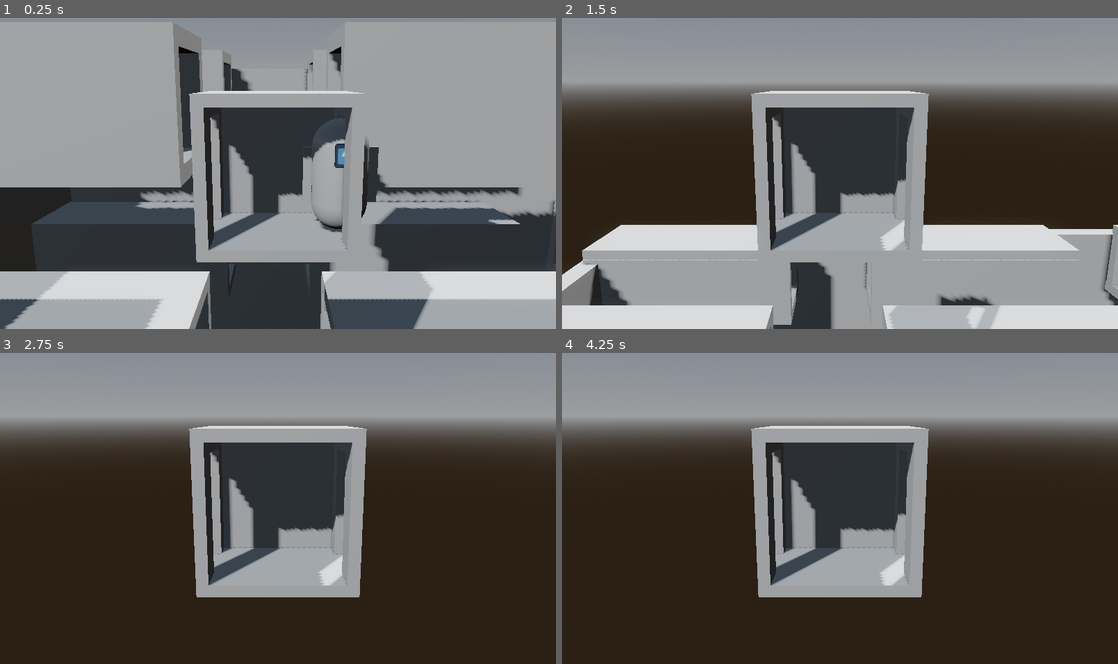
Above: before the commit, frames 1-4 (two rows, left to right).
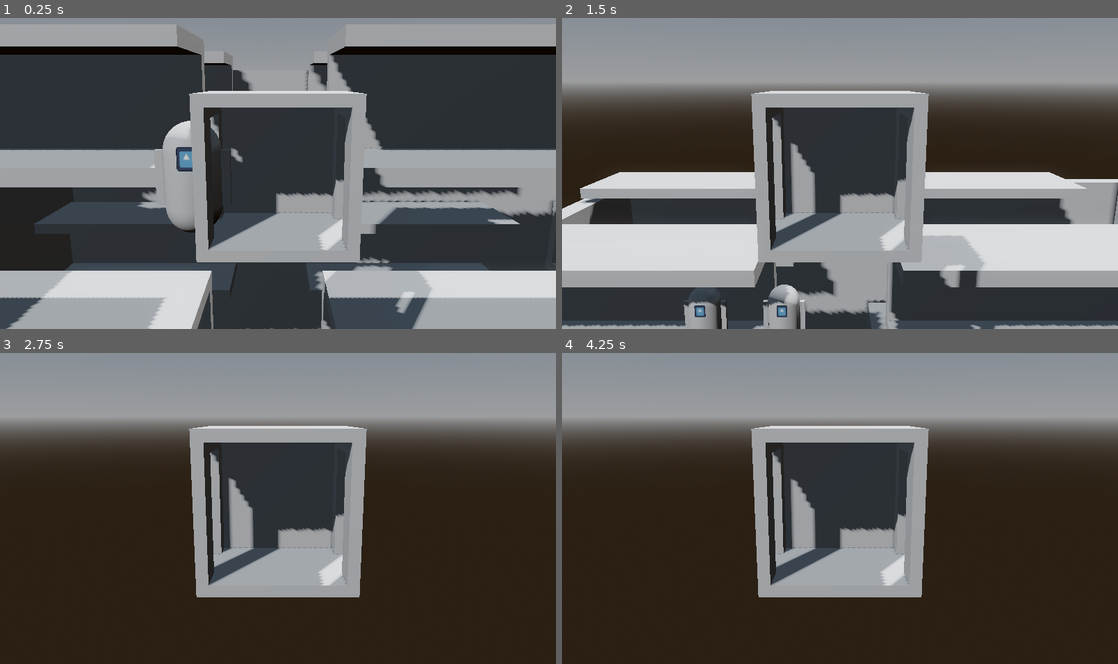
Above: after the commit, the same moments.

Repository: GriffinBaxter/Prof-Oddheart-or-How-I-Learned-to-Stop-Worrying-and-Love-the-Elevator
Game: Godot game, scene res://test_world.tscn
Same seed, same stepped clock (60 frames per second), same inputs: the game is played once before the commit and once after it. The engine's default icon, where the game draws it, is replaced by a stand-in: a white triangle on a blue panel in a dark square.
Inputs:
- Up to frame 1 (0.25 s): no input
- Up to frame 2 (1.5 s): hold W (up) from 0.53 s (still down)
- Up to frame 3 (2.75 s): keep holding W (up)
- Up to frame 4 (4.25 s): keep holding W (up)

The runs differ from the first frame. In frame 1, 31% of the frame differs, in the area x 0-100%, y 1-100%; in frame 2, 29%; in frame 3, less than 0.1%; in frame 4, less than 0.1%.

Commit message:
FEAT: Implemented first iteration of spawners

Diff:
--- a/Scenes/building.tscn
+++ b/Scenes/building.tscn
@@ -39,6 +39,7 @@
 
 [node name="wall2" type="CSGBox3D" parent="coridor"]
 transform = Transform3D(1, 0, 0, 0, 1, 0, 0, 0, 1, 0, 0, 3.27969)
+visible = false
 use_collision = true
 size = Vector3(10, 3, 0.5)
 
@@ -59,6 +60,7 @@
 
 [node name="wall8" type="CSGBox3D" parent="coridor"]
 transform = Transform3D(1, 0, 0, 0, 1, 0, 0, 0, 1, 14, 0, 3.27969)
+visible = false
 use_collision = true
 size = Vector3(10, 3, 0.5)
 
@@ -79,6 +81,7 @@
 
 [node name="wall12" type="CSGBox3D" parent="coridor"]
 transform = Transform3D(1, 0, 0, 0, 1, 0, 0, 0, 1, 28, 0, 3.27969)
+visible = false
 use_collision = true
 size = Vector3(10, 3, 0.5)
 
@@ -99,6 +102,7 @@
 
 [node name="wall16" type="CSGBox3D" parent="coridor"]
 transform = Transform3D(1, 0, 0, 0, 1, 0, 0, 0, 1, 0, 0, 12.2797)
+visible = false
 use_collision = true
 size = Vector3(10, 3, 0.5)
 
@@ -119,6 +123,7 @@
 
 [node name="wall20" type="CSGBox3D" parent="coridor"]
 transform = Transform3D(1, 0, 0, 0, 1, 0, 0, 0, 1, 14, 0, 12.2797)
+visible = false
 use_collision = true
 size = Vector3(10, 3, 0.5)
 
@@ -139,6 +144,7 @@
 
 [node name="wall24" type="CSGBox3D" parent="coridor"]
 transform = Transform3D(1, 0, 0, 0, 1, 0, 0, 0, 1, 28, 0, 12.2797)
+visible = false
 use_collision = true
 size = Vector3(10, 3, 0.5)
 
@@ -219,6 +225,7 @@
 
 [node name="wall40" type="CSGBox3D" parent="coridor"]
 transform = Transform3D(1, 0, 0, 0, 1, 0, 0, 0, 1, 0, 9, 3.27969)
+visible = false
 use_collision = true
 size = Vector3(10, 3, 0.5)
 
@@ -239,6 +246,7 @@
 
 [node name="wall44" type="CSGBox3D" parent="coridor"]
 transform = Transform3D(1, 0, 0, 0, 1, 0, 0, 0, 1, 14, 9, 3.27969)
+visible = false
 use_collision = true
 size = Vector3(10, 3, 0.5)
 
@@ -259,6 +267,7 @@
 
 [node name="wall48" type="CSGBox3D" parent="coridor"]
 transform = Transform3D(1, 0, 0, 0, 1, 0, 0, 0, 1, 28, 9, 3.27969)
+visible = false
 use_collision = true
 size = Vector3(10, 3, 0.5)
 
@@ -279,6 +288,7 @@
 
 [node name="wall52" type="CSGBox3D" parent="coridor"]
 transform = Transform3D(1, 0, 0, 0, 1, 0, 0, 0, 1, 0, 9, 12.2797)
+visible = false
 use_collision = true
 size = Vector3(10, 3, 0.5)
 
@@ -299,6 +309,7 @@
 
 [node name="wall56" type="CSGBox3D" parent="coridor"]
 transform = Transform3D(1, 0, 0, 0, 1, 0, 0, 0, 1, 14, 9, 12.2797)
+visible = false
 use_collision = true
 size = Vector3(10, 3, 0.5)
 
@@ -319,6 +330,7 @@
 
 [node name="wall60" type="CSGBox3D" parent="coridor"]
 transform = Transform3D(1, 0, 0, 0, 1, 0, 0, 0, 1, 28, 9, 12.2797)
+visible = false
 use_collision = true
 size = Vector3(10, 3, 0.5)
 
@@ -399,6 +411,7 @@
 
 [node name="wall76" type="CSGBox3D" parent="coridor"]
 transform = Transform3D(1, 0, 0, 0, 1, 0, 0, 0, 1, 0, 17, 3.27969)
+visible = false
 use_collision = true
 size = Vector3(10, 3, 0.5)
 
@@ -419,6 +432,7 @@
 
 [node name="wall80" type="CSGBox3D" parent="coridor"]
 transform = Transform3D(1, 0, 0, 0, 1, 0, 0, 0, 1, 14, 17, 3.27969)
+visible = false
 use_collision = true
 size = Vector3(10, 3, 0.5)
 
@@ -439,6 +453,7 @@
 
 [node name="wall84" type="CSGBox3D" parent="coridor"]
 transform = Transform3D(1, 0, 0, 0, 1, 0, 0, 0, 1, 28, 17, 3.27969)
+visible = false
 use_collision = true
 size = Vector3(10, 3, 0.5)
 
@@ -459,6 +474,7 @@
 
 [node name="wall88" type="CSGBox3D" parent="coridor"]
 transform = Transform3D(1, 0, 0, 0, 1, 0, 0, 0, 1, 0, 17, 12.2797)
+visible = false
 use_collision = true
 size = Vector3(10, 3, 0.5)
 
@@ -479,6 +495,7 @@
 
 [node name="wall92" type="CSGBox3D" parent="coridor"]
 transform = Transform3D(1, 0, 0, 0, 1, 0, 0, 0, 1, 14, 17, 12.2797)
+visible = false
 use_collision = true
 size = Vector3(10, 3, 0.5)
 
@@ -499,6 +516,7 @@
 
 [node name="wall96" type="CSGBox3D" parent="coridor"]
 transform = Transform3D(1, 0, 0, 0, 1, 0, 0, 0, 1, 28, 17, 12.2797)
+visible = false
 use_collision = true
 size = Vector3(10, 3, 0.5)
 
--- /dev/null
+++ b/Scenes/character_spawner.gd
@@ -0,0 +1,21 @@
+extends Node3D
+
+@onready var timer: Timer = $SpawnTimer
+
+@export var characterScene: PackedScene
+@export var minSpawnTime: float
+@export var maxSpawnTime: float
+
+func _ready() -> void:
+	#timer.wait_time = randf_range(0.5, 1)
+	$CSGMesh3D.hide()
+	pass
+
+func _process(delta: float) -> void:
+	pass
+
+
+func _on_spawn_timer_timeout() -> void:
+	var character = characterScene.instantiate()
+	timer.wait_time = randf_range(minSpawnTime, maxSpawnTime)
+	add_child(character)
--- /dev/null
+++ b/Scenes/character_spawner.tscn
@@ -0,0 +1,17 @@
+[gd_scene load_steps=3 format=3 uid="uid://fjfsjrc7vrhe"]
+
+[ext_resource type="Script" uid="uid://cu4naps3orn8w" path="res://Scenes/character_spawner.gd" id="1_6ow72"]
+
+[sub_resource type="CapsuleMesh" id="CapsuleMesh_6ow72"]
+
+[node name="CharacterSpawner" type="Node3D"]
+script = ExtResource("1_6ow72")
+
+[node name="SpawnTimer" type="Timer" parent="."]
+wait_time = 0.5
+autostart = true
+
+[node name="CSGMesh3D" type="CSGMesh3D" parent="."]
+mesh = SubResource("CapsuleMesh_6ow72")
+
+[connection signal="timeout" from="SpawnTimer" to="." method="_on_spawn_timer_timeout"]
--- a/test_world.tscn
+++ b/test_world.tscn
@@ -1,8 +1,9 @@
-[gd_scene load_steps=7 format=3 uid="uid://b1qwrc1spmawo"]
+[gd_scene load_steps=8 format=3 uid="uid://b1qwrc1spmawo"]
 
 [ext_resource type="PackedScene" uid="uid://qjq33xvfin8d" path="res://Scenes/Entities/elevator.tscn" id="1_dxppu"]
 [ext_resource type="PackedScene" uid="uid://ctfp4fsubafgk" path="res://Scenes/building.tscn" id="2_gy3sr"]
 [ext_resource type="PackedScene" uid="uid://bdjjmxl86dfc3" path="res://Scenes/Entities/person_base.tscn" id="3_1lwx6"]
+[ext_resource type="PackedScene" uid="uid://fjfsjrc7vrhe" path="res://Scenes/character_spawner.tscn" id="4_dsnr4"]
 
 [sub_resource type="ProceduralSkyMaterial" id="ProceduralSkyMaterial_dxppu"]
 sky_horizon_color = Color(0.662243, 0.671743, 0.686743, 1)
@@ -36,4 +37,12 @@
 [node name="Building" parent="." instance=ExtResource("2_gy3sr")]
 
 [node name="PersonBase" parent="." instance=ExtResource("3_1lwx6")]
-transform = Transform3D(1, 0, 0, 0, 1, 0, 0, 0, 1, 7.37817, 15.9956, 15.4811)
+transform = Transform3D(1, 0, 0, 0, 1, 0, 0, 0, 1, 4.73297, 15.9956, 15.7325)
+
+[node name="Spawners" type="Node3D" parent="."]
+
+[node name="CharacterSpawner" parent="Spawners" instance=ExtResource("4_dsnr4")]
+transform = Transform3D(1, 0, 0, 0, 1, 0, 0, 0, 1, 0.700909, 16.636, 10.7809)
+characterScene = ExtResource("3_1lwx6")
+minSpawnTime = 0.5
+maxSpawnTime = 5.0
Not shown, added: Scenes/character_spawner.gd.uid
